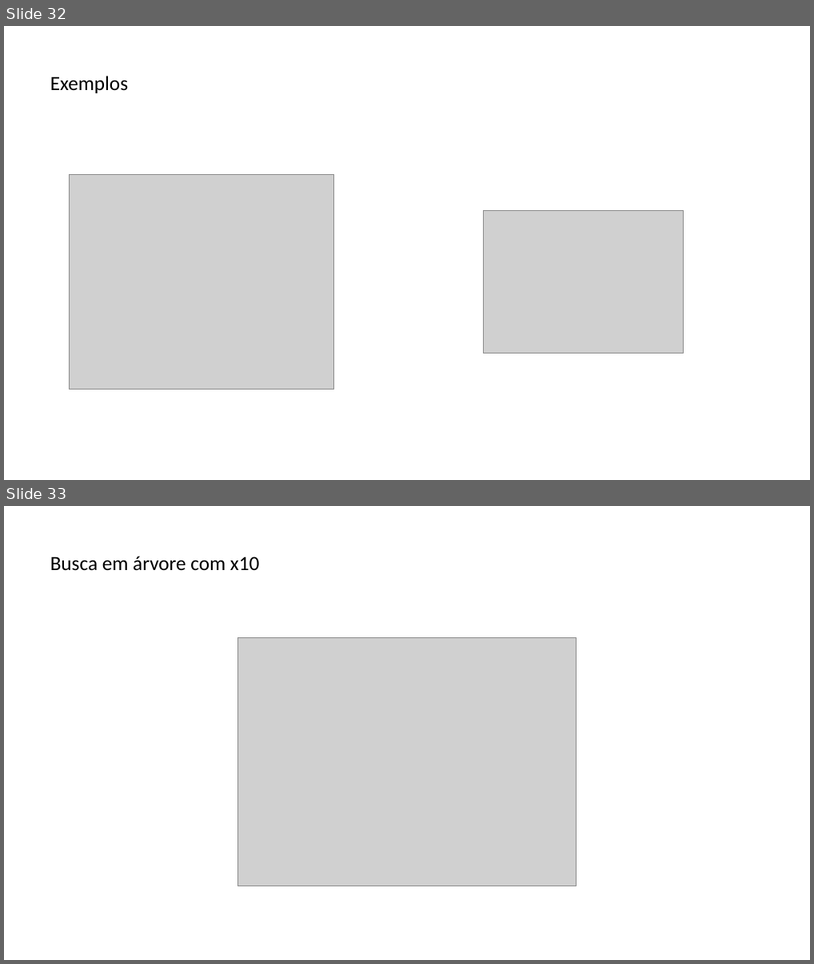
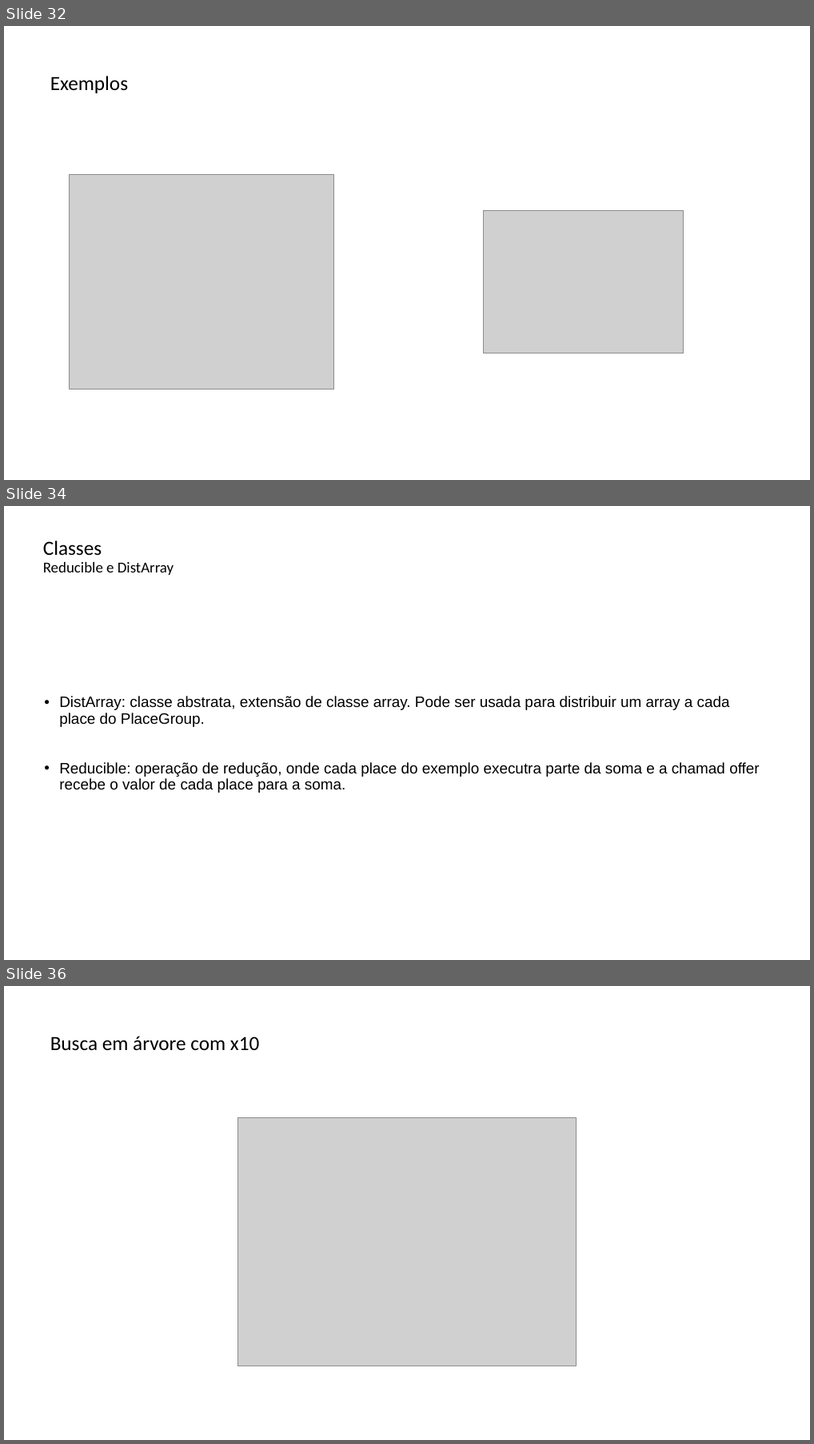
Before and after one commit to lquatrin/inf2591, a slide deck: x10.pptx. Shown one above the other, each under a label of ours: slides 32 and 33 before the commit, slides 32, 34 and 36 after it; the slides between them are not shown. The pictures are 814x964 and 814x1444 pixels, drawn with LibreOffice and Linux fonts; fonts in the diff are those of the drawing; grey boxes stand for pictures. Boxes give left, top, right and bottom in pixels: in the first picture for what was removed or moved away, otherwise in the second. Text is boxed around its words. In the diff, an @@ line names an element or a change of style, - is before the commit and + after.

```diff
--- a/x10.pptx
+++ b/x10.pptx
@@ slide 34 added at <box>4,506,810,960</box>, background #FFFFFF @@
@@ title added at <box>43,540,174,575</box>, 18 pt, text #000000 @@
+Classes
+Reducible e DistArray
@@ subtitle added at <box>59,696,759,792</box>, 18 pt, text #000000 @@
+• DistArray: classe abstrata, extensão de classe array. Pode ser usada para distribuir um array a cada place do PlaceGroup.
+• Reducible: operação de redução, onde cada place do exemplo executra parte da soma e a chamad offer recebe o valor de cada place para a soma.
@@ what was slide 33 is now slide 36 @@
```
Also in this commit, not shown: 5 slides changed, 4 other slides added, 1 slide removed, 3 other files.
